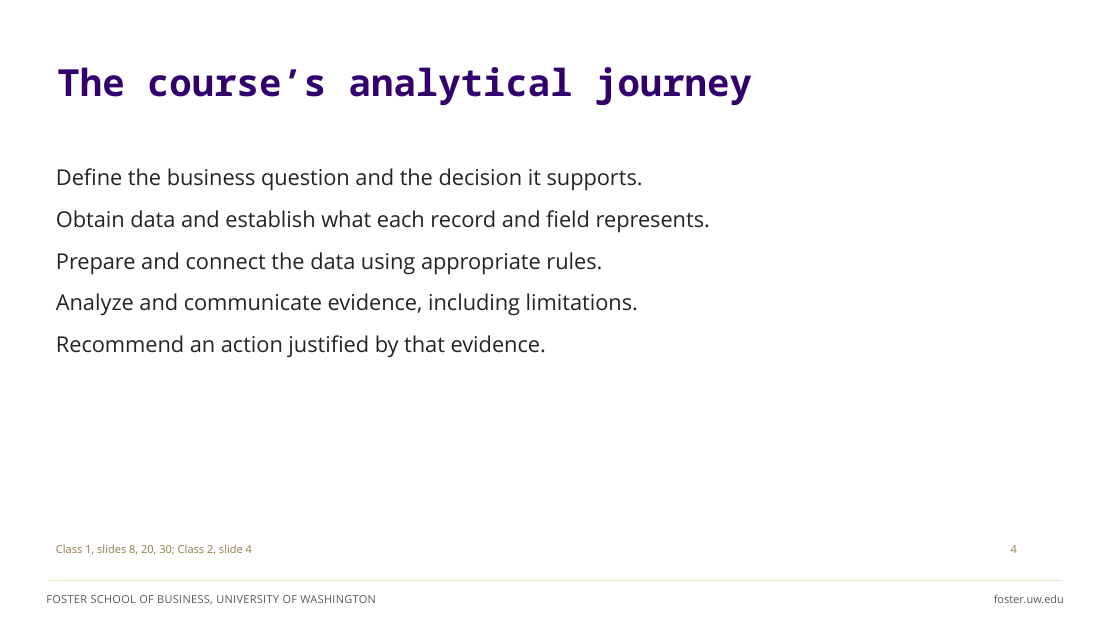
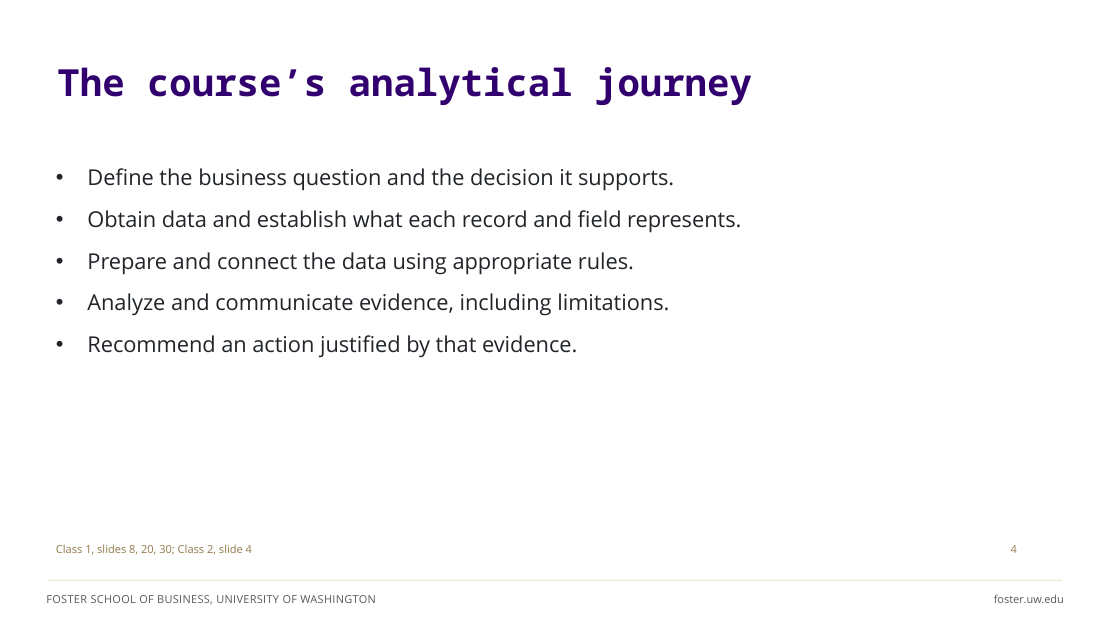
Before and after one commit to ashercurtis/slides.io, a slide deck: slide 4 of ACCTG320/ACCTG320Class07_2026.pptx (slide 11 before the commit). Drawn at 1120x630 pixels with LibreOffice and Linux fonts; fonts in the diff are those of the drawing. Boxes give left, top, right and bottom in pixels: in the first picture for what was removed or moved away, otherwise in the second. Text is boxed around its words. In the diff, an @@ line names an element or a change of style, - is before the commit and + after.

```diff
--- a/ACCTG320/ACCTG320Class07_2026.pptx
+++ b/ACCTG320/ACCTG320Class07_2026.pptx
@@ text "Define the business question and ..." at box(87, 168, 741, 358): bullet none to • @@
```
Also in this commit, not shown: 11 other slides changed, 3 slides added, 9 slides removed.
